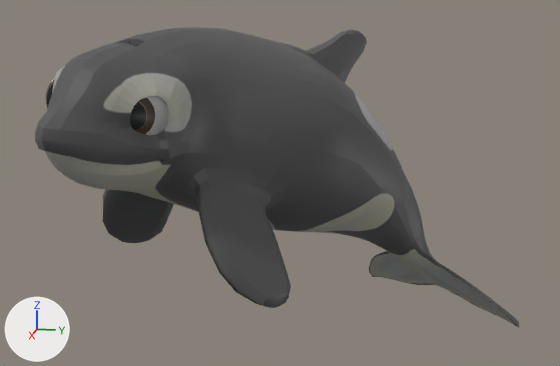
Before and after pictures for a commit that changed the FBX model FirstPersonWhale/Assets/Animation/Scarlet Name Sequence/scarlet_rock_point_idle.fbx.
Rendered twice from a 50 mm lens placed at (4.11, -0.16, 0.85), pointed at (0.57, -0.87, -0.04). Arrows for +X, +Y and +Z are at lower left; the lights stay in place. Both versions are drawn at frame 19 of the action 'Take 001'; the numbers are the values there.

Names of what the first picture shows: 'luna:left_eye_geo', 'luna:luna_geo', 'luna:right_eye_geo'.
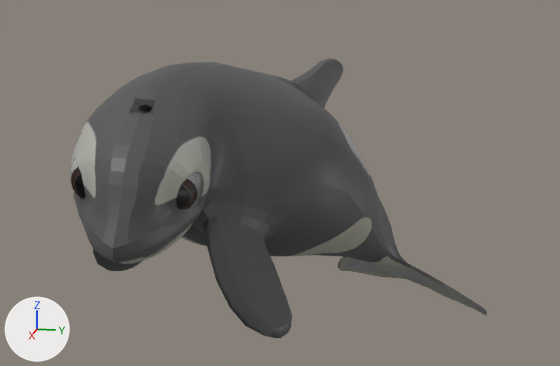
Where the change shows, as pixel boxes (x1, y1, x2, y2) in the pictures (560 x 366 px):
'luna:luna_geo', posed (14% narrower, 7% shorter): before (35, 27, 519, 328); after (71, 58, 487, 338)
'luna:right_eye_geo', posed: before (46, 79, 54, 108); after (70, 161, 85, 199)
bone 'luna:center_root_bind_joint', root to tip: before (163, 116) to (174, 38); after (165, 153) to (175, 76)
bone 'luna:center_tail_2_bind_joint', root to tip: before (350, 182) to (371, 143); after (327, 204) to (344, 164)
bone 'luna:center_tail_3_bind_joint', root to tip: before (373, 205) to (392, 173); after (347, 222) to (361, 189)
bone 'luna:center_neck_bind_joint', root to tip: before (163, 116) to (168, 78); after (165, 153) to (166, 115)
bone 'luna:center_head_bind_joint', root to tip: before (140, 116) to (146, 54); after (151, 161) to (150, 106)

What changed in the scene script:
```text
Change bone_luna_center_root_bind_joint:
    where bone_luna_center_root_bind_joint = bpy.data.objects['Armature'].pose.bones['luna:center_root_bind_joint']  # child of 'luna:Luna_root_bind_joint'
    bone_luna_center_root_bind_joint.location: (-40.6, -4.3, 120.8) -> (-41.1, -18.9, 120.8)
    bone_luna_center_root_bind_joint.rotation_quaternion: (0.889, -0.034, 0.445, -0.105) -> (0.858, -0.027, 0.502, -0.107)  # degrees (-14, 52, -20) -> degrees (-17, 59, -24)
Change bone_luna_center_tail_2_bind_joint:
    where bone_luna_center_tail_2_bind_joint = bpy.data.objects['Armature'].pose.bones['luna:center_tail_2_bind_joint']  # child of 'luna:center_tail_1_bind_joint'
    bone_luna_center_tail_2_bind_joint.rotation_quaternion: (1.0, 0.0, 0.0, -0.012) -> (1.0, 0.0, 0.0, 0.017)  # degrees (0, 0, -1) -> degrees (0, 0, 2)
Change bone_luna_center_tail_3_bind_joint:
    where bone_luna_center_tail_3_bind_joint = bpy.data.objects['Armature'].pose.bones['luna:center_tail_3_bind_joint']  # child of 'luna:center_tail_2_bind_joint'
    bone_luna_center_tail_3_bind_joint.rotation_quaternion: (1.0, 0.0, 0.0, -0.025) -> (1.0, 0.0, 0.0, 0.007)  # degrees (0, 0, -3) -> degrees (0, 0, 1)
Change bone_luna_center_neck_bind_joint:
    where bone_luna_center_neck_bind_joint = bpy.data.objects['Armature'].pose.bones['luna:center_neck_bind_joint']  # child of 'luna:center_root_bind_joint'
    bone_luna_center_neck_bind_joint.rotation_quaternion: (0.983, 0.005, 0.183, 0.032) -> (0.962, -0.001, 0.254, 0.103)  # degrees (1, 21, 4) -> degrees (3, 29, 13)
Change bone_luna_center_head_bind_joint:
    where bone_luna_center_head_bind_joint = bpy.data.objects['Armature'].pose.bones['luna:center_head_bind_joint']  # child of 'luna:center_neck_bind_joint'
    bone_luna_center_head_bind_joint.rotation_quaternion: (0.998, 0.015, 0.048, 0.047) -> (0.985, 0.016, 0.073, 0.154)  # degrees (2, 5, 5) -> degrees (3, 8, 18)
```
